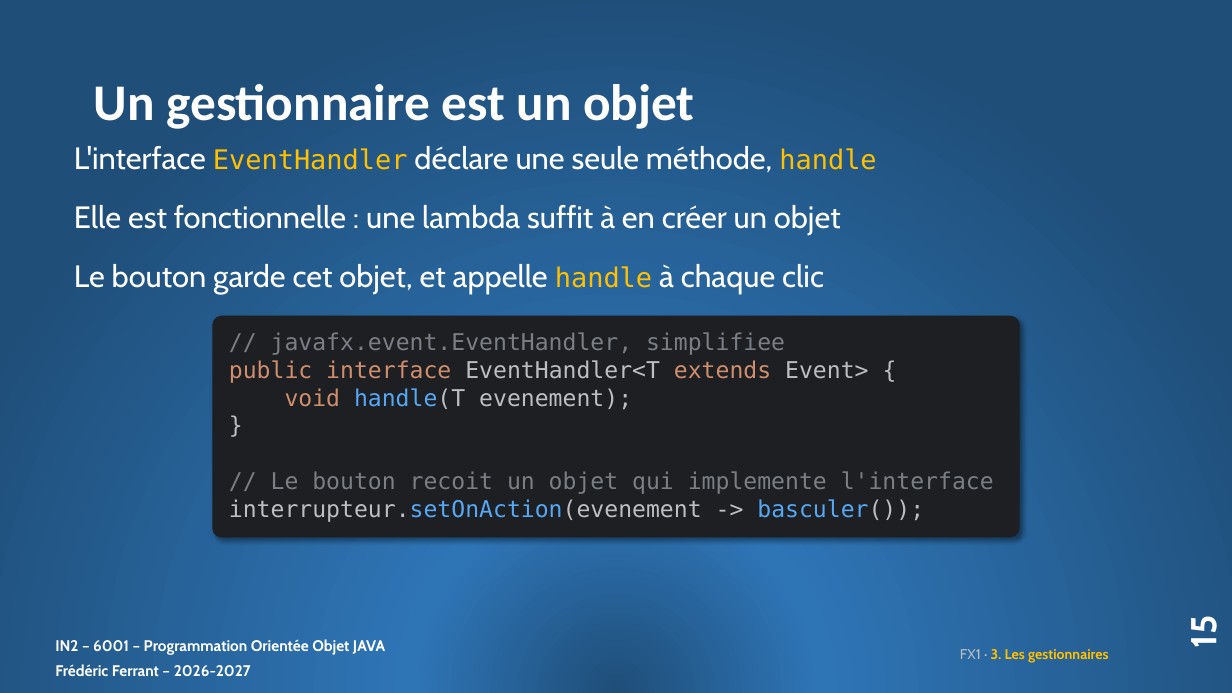
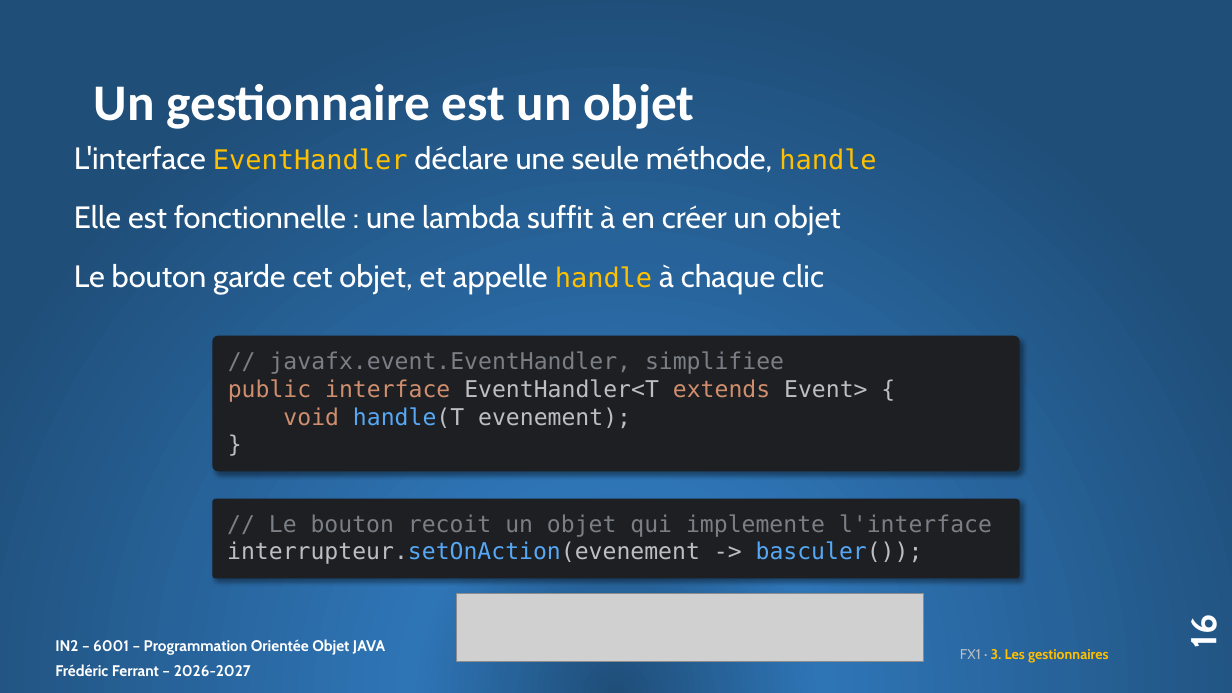
Before and after one commit to ferrantbe/ExercicesJavaClaude, a slide deck: slide 16 of _slides/remanies/14. FX1_slides.pptx (slide 15 before the commit). Drawn at 1232x693 pixels with LibreOffice and Linux fonts; fonts in the diff are those of the drawing; grey boxes stand for pictures. Boxes give left, top, right and bottom in pixels: in the first picture for what was removed or moved away, otherwise in the second. Text is boxed around its words. In the diff, an @@ line names an element or a change of style, - is before the commit and + after.

```diff
--- a/_slides/remanies/14. FX1_slides.pptx
+++ b/_slides/remanies/14. FX1_slides.pptx
@@ rounded rectangle "// javafx.event.EventHandler, simplifiee": place and size @@
-rounded rectangle "// javafx.event.EventHandler, simplifiee" at [213,316,1020,538]
+rounded rectangle "// javafx.event.EventHandler, simplifiee" at [213,335,1020,471]
@@ text in rounded rectangle at [229,471,994,522]: paragraphs removed @@
-// Le bouton recoit un objet qui implemente l'interface
-interrupteur.setOnAction(evenement -> basculer());
@@ rounded rectangle added at [213,499,1020,579], fill #1D1F22, 18 pt, text #7A7E85 @@
+// Le bouton recoit un objet qui implemente l'interface
+interrupteur.setOnAction(evenement -> basculer());
@@ picture added at [457,593,924,661] @@
@@ page number at [1182,618,1226,647]: text changed @@
-15
+16
```
Also in this commit, not shown: 9 other slides changed, 1 slide added, 2 other files.
